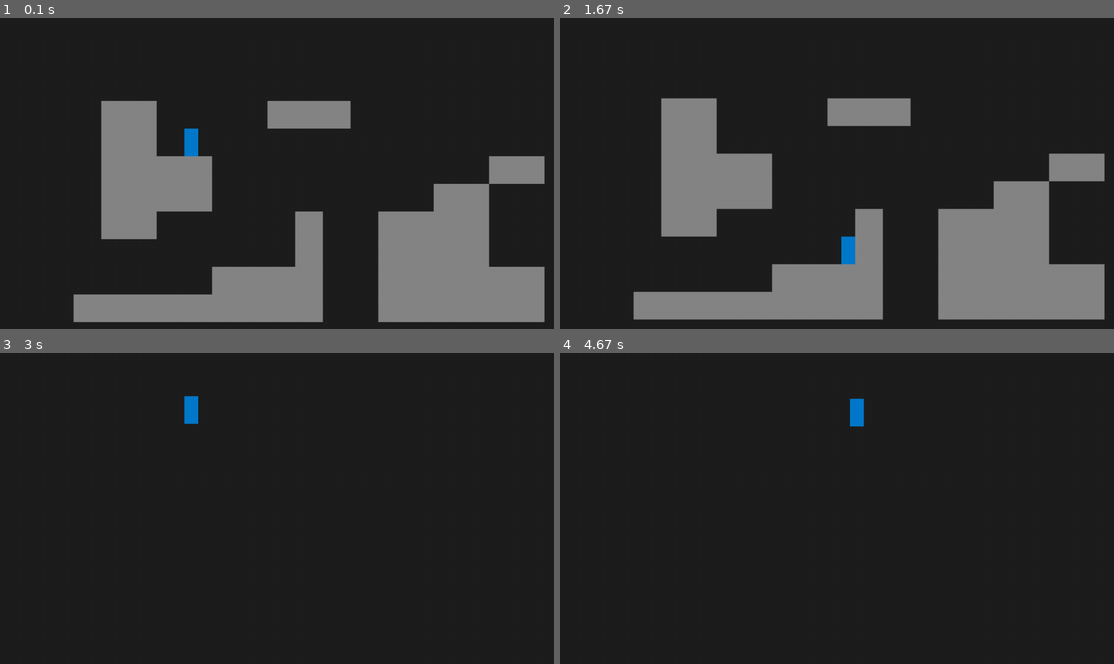
Above: before the commit, frames 1-4 (two rows, left to right).
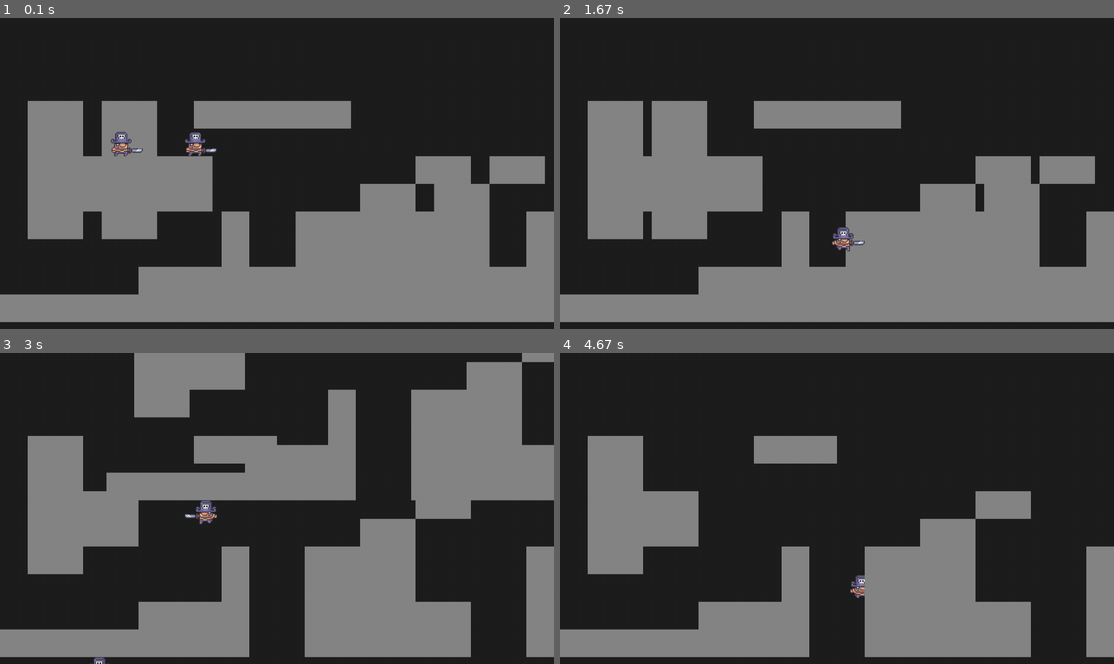
Above: after the commit, the same moments.

Repository: 2nPlusOne/pygame-platformer
Game: pygame game, started from source/main.py
Two runs of this game, one before a commit and one after it. Both use one fixed random seed, a clock stepped at 60 frames per second and the inputs below.
Inputs:
- Up to frame 1 (0.1 s): no input
- Up to frame 2 (1.67 s): hold Right 0.33-0.8 s; hold Up 0.83-1.13 s; hold Right 1.17-1.63 s
- Up to frame 3 (3 s): hold Left 1.67-2.2 s; tap G at 1.82 s; hold Left 2.23-2.63 s; hold Up from 2.67 s (still down)
- Up to frame 4 (4.67 s): release Up at 3.03 s; hold Right 3.07-3.7 s; tap G at 3.22 s; hold Left 3.73-4.2 s; hold Right from 4.23 s (still down)

The runs differ from the first frame. In frame 1, 17% of the frame differs, in the area x 0-100%, y 26-98%; in frame 2, 20%; in frame 3, 46%, in the area x 0-100%, y 0-100%; in frame 4, 27%.

Commit message:
added player state animations

Diff:
--- a/source/level.py
+++ b/source/level.py
@@ -34,6 +34,7 @@
 
         self.active_sprites.update()
         self.visible_sprites.custom_draw(self.player)
+        self.visible_sprites.draw(self.display_surf)
 
 class CameraGroup(pygame.sprite.Group):
     """A sprite group that follows the camera."""
--- a/source/main.py
+++ b/source/main.py
@@ -3,7 +3,14 @@
 from level import Level
 
 # TODO:
-# -
+# - import animations CHECK
+# - animate the player's state CHECK
+# - fix player clipping into the wall when exiting jump state
+# - create an animator class
+# - create an enum for the animator states
+# - create an animator state machine?
+# - create a state machine for the player state?
+# - create an enum for the player states?
 
 # Pygame Initialization
 pygame.init()
--- a/source/player.py
+++ b/source/player.py
@@ -1,15 +1,26 @@
 import pygame
 from settings import *
 import utils
-from math import sqrt
 
 class Player(pygame.sprite.Sprite):
     def __init__(self, pos, groups, collision_sprites):
         super().__init__(groups)
-        self.image = pygame.Surface((TILE_SIZE / 2, TILE_SIZE))
-        self.image.fill(PLAYER_COLOR)
+
+        # animation
+        self.import_character_assets()
+        self.frame_index = 0
+        self.animation_speed = 0.15
+        self.image = self.animations['idle'][self.frame_index]
         self.rect = self.image.get_rect(topleft=pos)
         self.collision_sprites = collision_sprites
+
+        # Player status
+        self.state = 'idle'             # Current state of the player
+        self.facing_right = True        # Facing right or left
+        self.is_grounded = False        # Is the player on the ground?
+        self.touching_ceiling = False   # Is the player touching the ceiling?
+        self.touching_left = False      # Is the player touching a wall on the left?
+        self.touching_right = False     # Is the player touching a wall on the right?
 
         # Player movement
         self.direction_x = 0 # -1 = left, 1 = right, 0 = none
@@ -18,7 +29,6 @@
 
         # Jumping
         self.jumps_remaining = MAX_JUMPS
-        self.is_grounded = False    # Is the player on the ground?
         self.was_grounded = False   # Used to determine if the player has left the ground this frame
         self.is_jumping = False     # Is the player jumping?
         self.jump_pressed = False   # Is the jump key currently pressed?
@@ -32,7 +42,48 @@
         # Time
         self.coyote_timer = COYOTE_TIME           # Time the player has to jump after leaving the ground
         self.jump_buffer_timer = JUMP_BUFFER_TIME # Registers jump input as long as this is less than JUMP_BUFFER_TIME
-        self.last_frame_ticks = 0 # Not used if using estimated delta_time (1/FPS)
+        self.last_frame_ticks = 0   # Not used if using estimated delta_time (1/FPS)
+
+    def import_character_assets(self):
+        character_path = 'assets/character/'
+        self.animations = {'idle':[], 'run':[], 'jump':[], 'fall':[]}
+
+        for animation in self.animations.keys():
+            full_path = f"{character_path}{animation}/"
+            self.animations[animation] = utils.import_folder(full_path)
+
+    def animate(self):
+        animation = self.animations[self.state]
+
+        # loop over frame index
+        self.frame_index += self.animation_speed
+        if self.frame_index >= len(animation):
+            self.frame_index = 0
+
+        image =  animation[int(self.frame_index)]
+        self.image = image if self.facing_right else pygame.transform.flip(image, True, False)
+
+        # Set the rect
+        if self.is_grounded:
+            self.rect = self.image.get_rect(midbottom = self.rect.midbottom)
+        elif self.touching_ceiling:
+            self.rect = self.image.get_rect(midtop = self.rect.midtop)
+        else:
+            self.rect = self.image.get_rect(center = self.rect.center)
+
+    def update_state(self):
+        """Sets the current status of the player."""
+        if self.is_grounded:
+            self.state = 'run' if self.direction_x != 0 else 'idle'
+        elif self.velocity.y < 0:
+                self.state = 'jump'
+        elif self.velocity.y > self.current_gravity:
+                self.state = 'fall'
+
+        if self.direction_x > 0:
+            self.facing_right = True
+        elif self.direction_x < 0:
+            self.facing_right = False
 
     def process_input(self, events):
         """Process input events. This method is called by Level, which passes in the events from the main game loop."""
@@ -124,10 +175,14 @@
                 # Top collision
                 elif abs(self.rect.top - sprite.rect.bottom) < COLLISION_TOLERANCE and self.velocity.y < 0:
                     self.rect.top = sprite.rect.bottom
+                    self.touching_ceiling = True
                 self.velocity.y = 0
                 collided = True
                 break
             if collided: break
+
+        if self.touching_ceiling and self.velocity.y > 0:
+            self.touching_ceiling = False
 
         # Set gravity to fall gravity scale if we're falling or not holding jump
         if (not self.is_grounded and (not self.jump_pressed or self.velocity.y > 0)):
@@ -154,12 +209,12 @@
 
     def update(self):
         """Update the player."""
+        self.update_state()
+        self.animate()
+
         self.update_air_timer()
         self.move()
         self.set_grounded()
-
-        print(f"jumps_remaining: {self.jumps_remaining}")
-        print(f"jump_locked: {self.jumping_locked}")
 
     # Zombie method, only used if I decide I need perfect delta time (should probably remove this...)
     def update_delta_time(self):
--- a/source/utils.py
+++ b/source/utils.py
@@ -1,7 +1,20 @@
 import pygame
 from math import inf, sqrt
+from os import walk
 
 def clamp(n, smallest, largest): return max(smallest, min(n, largest))
+
+def import_folder(folder_path: str) -> list[pygame.Surface]:
+    """Imports all images in a folder converting each image to
+       a pygame surface, and returns a list of those surfaces."""
+    image_surfaces = []
+    for _,_,image_filenames in walk(folder_path):
+        # convert each image to a pygame surface
+        for img in image_filenames:
+            image_path = f"{folder_path}/{img}"
+            surface = pygame.image.load(image_path).convert_alpha()
+            image_surfaces.append(surface)
+    return image_surfaces
 
 def pygame_vector2_smooth_damp(current: pygame.math.Vector2,
                         target: pygame.math.Vector2,
@@ -9,6 +22,7 @@
                         current_velocity=pygame.math.Vector2(0, 0)) -> pygame.math.Vector2:
     """
     Gradually changes a vector towards a desired goal over time.
+    Parameters:
     :param current: Current position.
     :param target: Position we're trying to reach.
     :param smooth_time: Approximately the time it will take to reach the target.
Renamed: graphics/character/dust_particles/jump/jump_1.png -> assets/character/dust_particles/jump/jump_1.png
Renamed: graphics/character/dust_particles/jump/jump_2.png -> assets/character/dust_particles/jump/jump_2.png
Renamed: graphics/character/dust_particles/jump/jump_3.png -> assets/character/dust_particles/jump/jump_3.png
Renamed: graphics/character/dust_particles/jump/jump_4.png -> assets/character/dust_particles/jump/jump_4.png
Renamed: graphics/character/dust_particles/jump/jump_5.png -> assets/character/dust_particles/jump/jump_5.png
Renamed: graphics/character/dust_particles/jump/jump_6.png -> assets/character/dust_particles/jump/jump_6.png
Renamed: graphics/character/dust_particles/land/land_1.png -> assets/character/dust_particles/land/land_1.png
Renamed: graphics/character/dust_particles/land/land_2.png -> assets/character/dust_particles/land/land_2.png
Renamed: graphics/character/dust_particles/land/land_3.png -> assets/character/dust_particles/land/land_3.png
Renamed: graphics/character/dust_particles/land/land_4.png -> assets/character/dust_particles/land/land_4.png
Renamed: graphics/character/dust_particles/land/land_5.png -> assets/character/dust_particles/land/land_5.png
Renamed: graphics/character/dust_particles/run/run_1.png -> assets/character/dust_particles/run/run_1.png
(and 108 more such lines)
